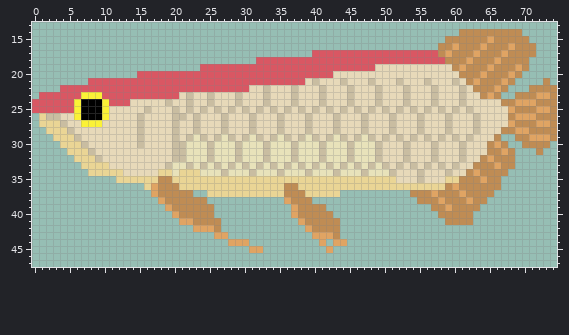
Edited in one commit: pixel-art file (assets/art/arowana.aseprite). This is how it looked before the edit.
75x50 pixels, 1 frame. Shown: x 0..74, y 13..47.
The same view after the edit:
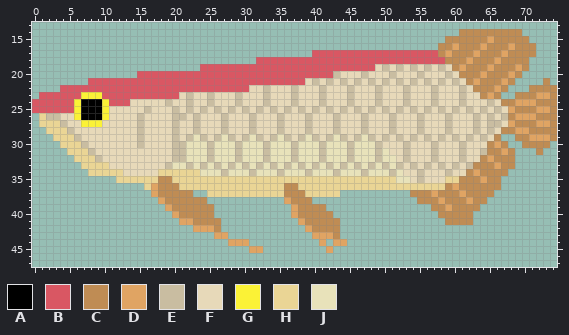
Palette (. is transparent): A #000000  B #d95763  C #bf8c54  D #e0a463  E #c9bda1  F #e7d9b9  G #fbf236  H #ead595  J #e8e2ba
Commit message: Finished dragonfish
Difference:
y 19: x 50 F -> E; x 52 F -> E; x 54 F -> E; x 56 F -> E; x 58 F -> E
y 20: x 43 F -> E; x 47 F -> E; x 51 F -> E; x 55 F -> E; x 59 F -> E
y 21: x 42 F -> E; x 46 F -> E; x 50 F -> E; x 54 F -> E; x 58 F -> E
y 24: x 65 F -> E
y 25: x 64 F -> E; x 66 F -> E
y 26: x 65 F -> E; x 67 F -> E
y 27: x 65..66 FF -> EE
y 28: x 65 F -> E
y 29: x 64 F -> E
y 31: x 50 F -> J; x 64 F -> E
y 32: x 50..51 FF -> JJ
y 33: x 51 F -> J; x 62 F -> E
y 34: x 20 J -> H; x 52 F -> J
y 35: x 52..53 FF -> JJ
